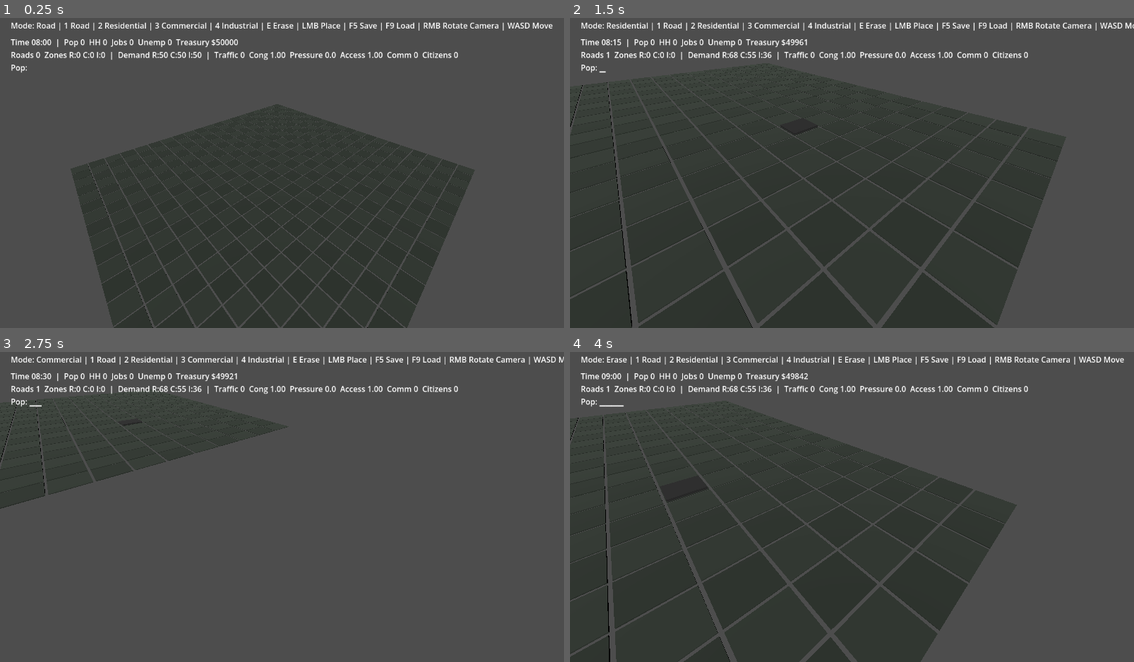
Above: before the commit, frames 1-4 (two rows, left to right).
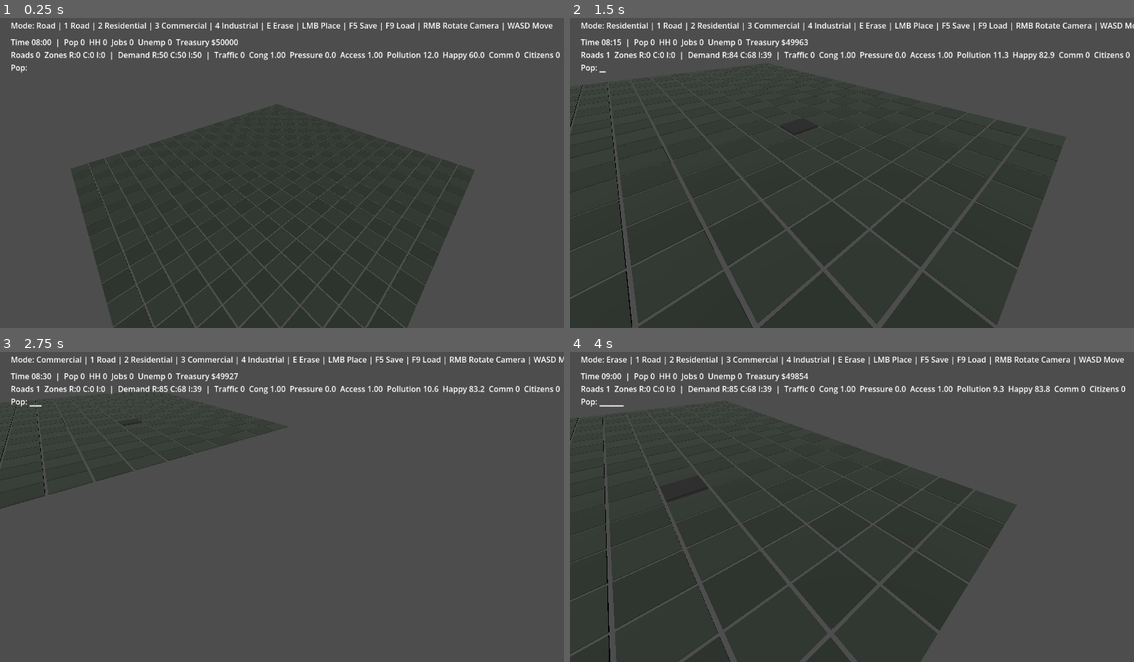
Above: after the commit, the same moments.

Repository: Jose04BN/CitySimGodot
Game: Godot game, scene res://scenes/Main.tscn
The game is run twice, just before and just after one commit, with the same random seed, the same clock (stepped at 60 frames per second) and the same inputs.
Inputs (mouse positions are in pixels of both pictures, inside the frame that each line leads up to):
- Up to frame 1 (0.25 s): no input
- Up to frame 2 (1.5 s): tap Enter at 0.5 s; move the mouse to (976, 154) at 0.52 s; hold D 0.53-1.28 s; tap 1 at 0.6 s; click (976, 154) at 0.67 s; move the mouse to (739, 185) at 1.27 s; hold S from 1.28 s (still down); tap 2 at 1.35 s
- Up to frame 3 (2.75 s): move the mouse to (338, 432) at 2.02 s; release S at 2.03 s; hold D from 2.03 s (still down); tap 3 at 2.1 s
- Up to frame 4 (4 s): move the mouse to (823, 565) at 2.77 s; release D at 2.78 s; hold W 2.78-3.53 s; tap 4 at 2.85 s; click (823, 565) at 2.92 s; move the mouse to (1021, 550) at 3.52 s; hold A from 3.53 s (still down); tap E at 3.6 s

The runs differ from the first frame. In frame 1, 0.3% of the frame differs, in the area x 68-100%, y 10-14%; in frame 2, 0.4%; in frame 3, 0.4%; in frame 4, 0.4%, in the area x 28-99%, y 6-14%.

Commit message:
Add pollution and happiness to city simulation

Diff:
--- a/scripts/CitySimulation.gd
+++ b/scripts/CitySimulation.gd
@@ -38,6 +38,8 @@
 var _commuters: int = 0
 var _traffic_pressure: float = 0.0
 var _commute_access_score: float = 0.5
+var _pollution: float = 12.0
+var _happiness: float = 60.0
 var _citizen_spawn_accum: float = 0.0
 var _citizen_scene: Script = preload("res://scripts/Citizen.gd")
 
@@ -87,9 +89,12 @@
 
 	var commute_bonus: float = 1.0 + _commute_access_score * 0.18
 
-	var desired_population: int = mini(res_capacity, int(float(jobs_capacity) * 1.15 * commute_bonus))
+	_pollution = clampf(_pollution + float(ind_zones) * 0.5 + float(_vehicle_count) * 0.12 - float(roads) * 0.08 - 0.6, 0.0, 100.0)
+	_happiness = clampf(70.0 + _commute_access_score * 18.0 - _traffic_pressure * 0.5 - _pollution * 0.45, 0.0, 100.0)
+
+	var desired_population: int = mini(res_capacity, int(float(jobs_capacity) * (0.9 + _happiness * 0.004) * commute_bonus))
 	if desired_population > _population:
-		var growth: int = maxi(1, int(ceil(float(desired_population - _population) * 0.08)))
+		var growth: int = maxi(1, int(ceil(float(desired_population - _population) * (0.05 + _happiness * 0.0005))))
 		_population += growth
 	elif desired_population < _population:
 		var decline: int = maxi(1, int(ceil(float(_population - desired_population) * 0.05)))
@@ -101,14 +106,16 @@
 	var service_cost: float = float(roads) * 1.4 + float(_population) * 0.7 + 40.0
 	service_cost += float(_vehicle_count) * 0.25
 	service_cost += _traffic_pressure * 10.0
+	service_cost += _pollution * 0.12
 	tax_income += float(_commuters) * 0.2
 	tax_income += _commute_access_score * 2.0
+	tax_income += _happiness * 0.05
 	tax_income -= _traffic_pressure * 4.0
 	_treasury += tax_income - service_cost
 
-	_r_demand = clampf(50.0 + float(jobs_capacity - _population) * 0.25 - float(res_zones) * 0.4 - _traffic_pressure * 0.9 + _commute_access_score * 18.0, 0.0, 100.0)
-	_c_demand = clampf(45.0 + float(_population - com_jobs) * 0.30 + float(roads) * 0.08 - _traffic_pressure * 0.7 + _commute_access_score * 10.0, 0.0, 100.0)
-	_i_demand = clampf(40.0 + float(_population - ind_jobs) * 0.22 + float(roads) * 0.06 - float(_vehicle_count) * 0.5 - _traffic_pressure * 1.0 - _commute_access_score * 4.0, 0.0, 100.0)
+	_r_demand = clampf(50.0 + float(jobs_capacity - _population) * 0.25 - float(res_zones) * 0.4 - _traffic_pressure * 0.9 + _commute_access_score * 18.0 + _happiness * 0.25 - _pollution * 0.4, 0.0, 100.0)
+	_c_demand = clampf(45.0 + float(_population - com_jobs) * 0.30 + float(roads) * 0.08 - _traffic_pressure * 0.7 + _commute_access_score * 10.0 + _happiness * 0.15, 0.0, 100.0)
+	_i_demand = clampf(40.0 + float(_population - ind_jobs) * 0.22 + float(roads) * 0.06 - float(_vehicle_count) * 0.5 - _traffic_pressure * 1.0 - _commute_access_score * 4.0 + _pollution * 0.3, 0.0, 100.0)
 
 	_sim_hours += 0.25
 	if _sim_hours >= 24.0:
@@ -184,11 +191,22 @@
 				demand = _i_demand - _traffic_pressure * 0.8 - (1.0 - _commute_access_score) * 8.0
 
 		# Upgrade if demand strong and connected
-		if demand >= 70.0 and connected and level < 3 and _congestion_factor >= 0.55:
+		if demand >= 70.0 and connected and level < 3 and _congestion_factor >= 0.55 and _pollution < 80.0:
 			_build_controller.call("set_zone_level", cell, level + 1)
 		# Downgrade if demand weak
-		elif demand <= 30.0 or _traffic_pressure > 18.0 and level > 1:
+		elif demand <= 30.0 or _traffic_pressure > 18.0 or (_zone_should_wither(ztype) and level > 1):
 			_build_controller.call("set_zone_level", cell, level - 1)
+
+func _zone_should_wither(zone_type: int) -> bool:
+	match zone_type:
+		BuildMode.RESIDENTIAL:
+			return _pollution > 65.0 or _happiness < 35.0
+		BuildMode.COMMERCIAL:
+			return _traffic_pressure > 22.0 and _happiness < 45.0
+		BuildMode.INDUSTRIAL:
+			return _pollution > 90.0 and _congestion_factor < 0.5
+		_:
+			return false
 
 func _update_stats_label() -> void:
 	if _stats_label == null:
@@ -211,7 +229,7 @@
 	var unemployment: int = maxi(_population - employed, 0)
 	var households: int = int(round(float(_population) / 2.6))
 
-	_stats_label.text = "Time %02d:%02d  |  Pop %d  HH %d  Jobs %d  Unemp %d  Treasury $%d\nRoads %d  Zones R:%d C:%d I:%d  |  Demand R:%d C:%d I:%d  |  Traffic %d  Cong %.2f  Pressure %.1f  Access %.2f  Comm %d  Citizens %d" % [
+	_stats_label.text = "Time %02d:%02d  |  Pop %d  HH %d  Jobs %d  Unemp %d  Treasury $%d\nRoads %d  Zones R:%d C:%d I:%d  |  Demand R:%d C:%d I:%d  |  Traffic %d  Cong %.2f  Pressure %.1f  Access %.2f  Pollution %.1f  Happy %.1f  Comm %d  Citizens %d" % [
 		int(floor(_sim_hours)),
 		int(round((_sim_hours - floor(_sim_hours)) * 60.0)) % 60,
 		_population,
@@ -230,6 +248,8 @@
 		_congestion_factor,
 		_traffic_pressure,
 		_commute_access_score,
+		_pollution,
+		_happiness,
 		_commuters,
 		_citizens_parent.get_child_count() if _citizens_parent != null else 0
 	]
@@ -263,7 +283,9 @@
 		"treasury": _treasury,
 		"r_demand": _r_demand,
 		"c_demand": _c_demand,
-		"i_demand": _i_demand
+		"i_demand": _i_demand,
+		"pollution": _pollution,
+		"happiness": _happiness
 	}
 
 func _on_city_loaded(payload: Dictionary) -> void:
@@ -278,6 +300,8 @@
 	_r_demand = float(sim.get("r_demand", 50.0))
 	_c_demand = float(sim.get("c_demand", 50.0))
 	_i_demand = float(sim.get("i_demand", 50.0))
+	_pollution = float(sim.get("pollution", 12.0))
+	_happiness = float(sim.get("happiness", 60.0))
 
 func _on_traffic_changed(vehicle_count: int, congestion_factor: float) -> void:
 	_vehicle_count = vehicle_count
